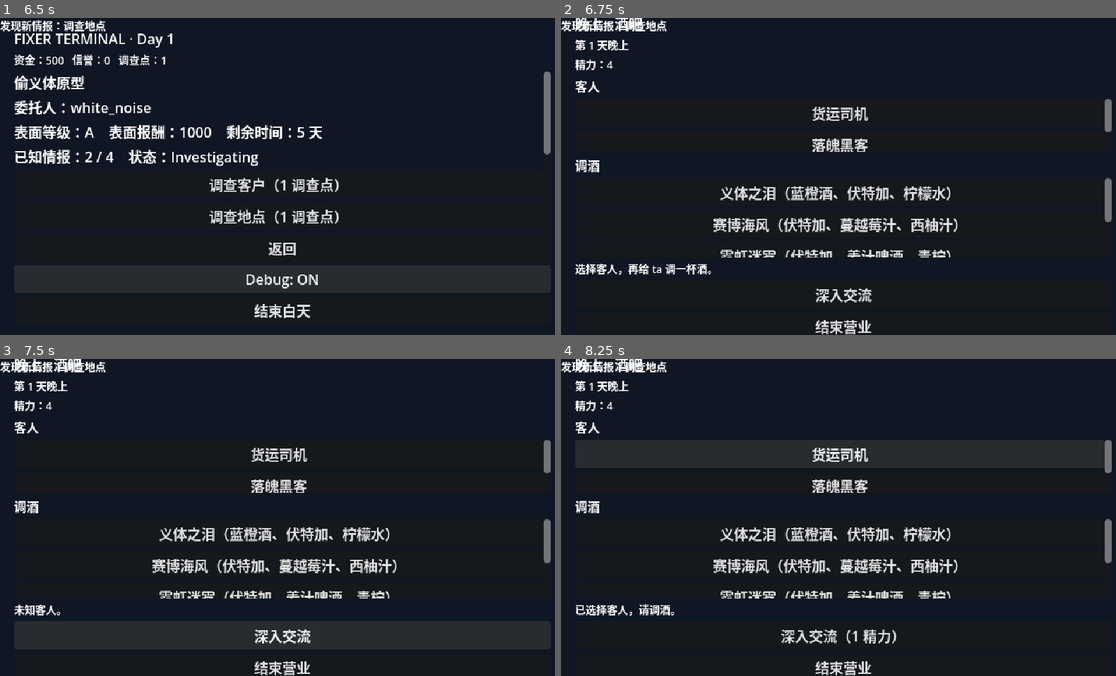
Above: before the commit, frames 1-4 (two rows, left to right).
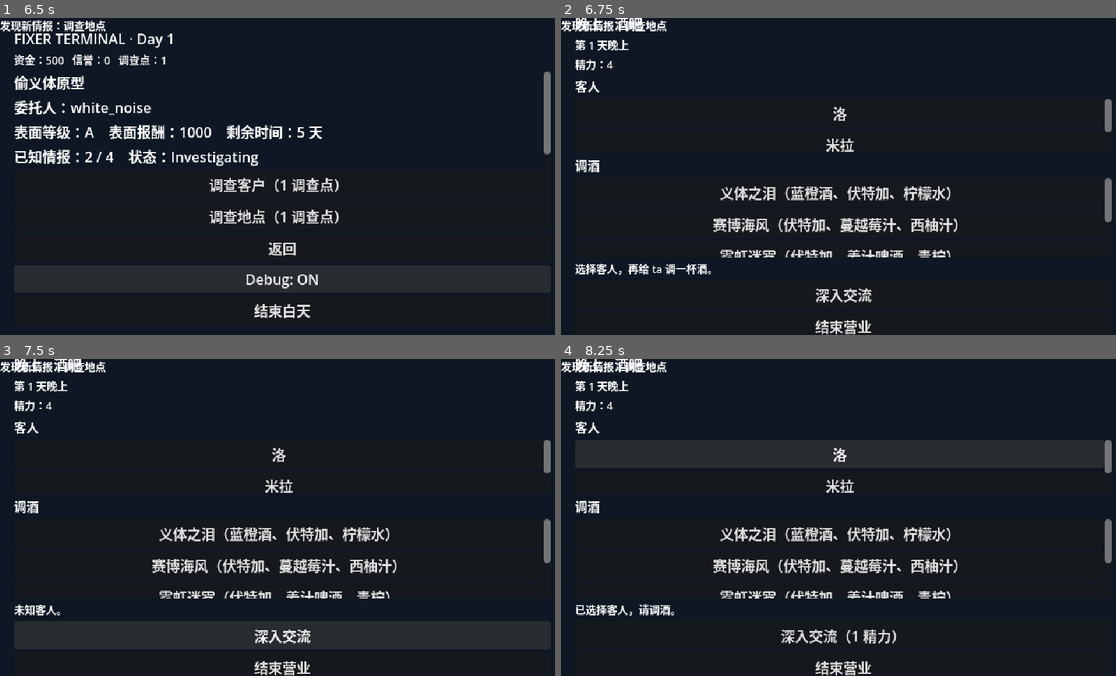
Above: after the commit, the same moments.

Repository: Akikun518/gamedemo
Game: Godot game, scene res://scenes/main.tscn
Two runs of this game, one before a commit and one after it. Both use one fixed random seed, a clock stepped at 60 frames per second and the inputs below.
Inputs (mouse positions are in pixels of both pictures, inside the frame that each line leads up to):
- Up to frame 1 (6.5 s): click "查看佣兵" at 0.5 s; click "返回" at 1.25 s; click "偷义体原型 | A | 1000c | 剩余 5 天 | …" at 2 s; click "调查客户（1 调查点）" at 2.75 s; click "调查地点（1 调查点）" at 3.5 s; click "询问佣兵（1 调查点）" at 4.25 s; click "偷义体原型 | A | 1000c | 剩余 5 天 | …" at 5 s; click "查询势力（1 调查点）" at 5.75 s
- Up to frame 2 (6.75 s): click "重新评估委托" at 6.5 s
- Up to frame 3 (7.5 s): click "深入交流" at 7.25 s
- Up to frame 4 (8.25 s): click (838, 454) at 8 s, where only the run before the commit has a clickable "货运司机"

Frame 1 is identical in both runs. In frame 2, 0.6% of the frame differs, in the area x 45-56%, y 28-43%; in frame 3, 0.6%; in frame 4, 0.6%.

Commit message:
refactor: unify mercenary and guest profiles

Diff:
--- a/data/mercenaries/luo.json
+++ b/data/mercenaries/luo.json
@@ -10,6 +10,17 @@
   "likes": ["vehicle", "heist", "cat"],
   "dislikes": ["suicide"],
   "taboo": "不接自杀式任务",
+  "guest": {
+    "social_class": "Mercenary",
+    "favorite_tags": ["清爽", "微辛"],
+    "disliked_tags": ["烈"],
+    "intel_id": "cat_necklace"
+  },
+  "relationships": {
+    "protagonist": 0,
+    "uncle": "high",
+    "hinata": "high"
+  },
   "alive": true,
   "unlock": "initial"
 }
--- a/data/mercenaries/mira.json
+++ b/data/mercenaries/mira.json
@@ -10,6 +10,17 @@
   "likes": ["rescue", "escort"],
   "dislikes": ["kill"],
   "taboo": "拒绝灭口任务",
+  "guest": {
+    "social_class": "Mercenary",
+    "favorite_tags": ["酸甜", "果味"],
+    "disliked_tags": ["微辛"],
+    "intel_id": "prism_ai"
+  },
+  "relationships": {
+    "protagonist": 0,
+    "uncle": "high",
+    "hinata": "high"
+  },
   "alive": true,
   "unlock": "initial"
 }
--- a/data/mercenaries/sam.json
+++ b/data/mercenaries/sam.json
@@ -10,6 +10,17 @@
   "likes": ["talk", "negotiate"],
   "dislikes": ["night_owl"],
   "taboo": "讨厌夜枭",
+  "guest": {
+    "social_class": "Mercenary",
+    "favorite_tags": ["烈", "甜苦"],
+    "disliked_tags": ["酸甜"],
+    "intel_id": "debt_gang"
+  },
+  "relationships": {
+    "protagonist": 0,
+    "uncle": "high",
+    "hinata": "high"
+  },
   "alive": true,
   "unlock": "initial"
 }
--- a/scripts/core/game_state.gd
+++ b/scripts/core/game_state.gd
@@ -42,9 +42,9 @@
 	mercenary_manager = MercenaryManager.new(DataRepository.load_records("res://data/mercenaries"))
 	mission_manager = MissionManager.new(DataRepository.load_records("res://data/missions"))
 	drink_records = DataRepository.load_records("res://data/drinks")
-	guest_records = DataRepository.load_records("res://data/guests")
 	faction_records = DataRepository.load_records("res://data/factions")
 	intel_records = DataRepository.load_records("res://data/intel")
+	_build_guest_records()
 	for record in intel_records:
 		_intel_by_id[str(record.get("id", ""))] = record
 	_init_contracts()
@@ -68,6 +68,22 @@
 func guests() -> Array[Dictionary]:
 	return guest_records
 
+func _build_guest_records() -> void:
+	guest_records.clear()
+	for mercenary in mercenary_manager.all():
+		if mercenary.guest_profile.is_empty():
+			continue
+		var guest := {
+			"id": mercenary.id,
+			"name": mercenary.display_name,
+			"social_class": str(mercenary.guest_profile.get("social_class", "Mercenary")),
+			"favorite_tags": mercenary.guest_profile.get("favorite_tags", []) as Array,
+			"disliked_tags": mercenary.guest_profile.get("disliked_tags", []) as Array,
+			"intel_id": str(mercenary.guest_profile.get("intel_id", "")),
+			"dialogue": str(mercenary.guest_profile.get("dialogue", "")),
+		}
+		guest_records.append(guest)
+
 func select_guest(guest_id: String) -> void:
 	selected_guest_id = guest_id
 	state_changed.emit()
@@ -81,10 +97,10 @@
 func guest_state(guest_id: String) -> Dictionary:
 	if not guest_states.has(guest_id):
 		guest_states[guest_id] = {
-			"relationship_stage": 0,
-			"affection": 0,
 			"visit_count": 0,
 			"memory": [],
+			"intent": "",
+			"known_intel": [],
 		}
 	return guest_states.get(guest_id, {}) as Dictionary
 
@@ -147,7 +163,9 @@
 		message = "客人说了一些日常话题。"
 
 	var state := guest_state(guest_id)
-	state["affection"] = clampi(int(state.get("affection", 0)) + relationship_delta, 0, 100)
+	var mercenary := mercenary_manager.get_mercenary(guest_id)
+	if mercenary != null:
+		mercenary.affection = clampi(mercenary.affection + relationship_delta, 0, 100)
 	state["visit_count"] = int(state.get("visit_count", 0)) + 1
 	var memory: Array = state.get("memory", []) as Array
 	memory.append("%s_%s" % [drink_id, reaction_tier.to_lower()])
@@ -163,7 +181,7 @@
 		"relationship_delta": relationship_delta,
 		"dialogue": message,
 		"intel_id": intel_id,
-		"affection": int(state.get("affection", 0)),
+		"affection": mercenary.affection if mercenary != null else 0,
 	}
 
 func deep_talk(guest_id: String) -> Dictionary:
@@ -175,13 +193,15 @@
 		return {"error": "精力不足，无法深入交流。", "cost": cost}
 	stamina -= cost
 	var state := guest_state(guest_id)
-	state["affection"] = clampi(int(state.get("affection", 0)) + 3, 0, 100)
+	var mercenary := mercenary_manager.get_mercenary(guest_id)
+	if mercenary != null:
+		mercenary.affection = clampi(mercenary.affection + 3, 0, 100)
 	state_changed.emit()
 	return {
 		"ok": true,
 		"cost": cost,
 		"stamina_left": stamina,
-		"relationship_stage": relationship_stage(int(state.get("affection", 0))),
+		"relationship_stage": relationship_stage(mercenary.affection if mercenary != null else 0),
 		"dialogue": "你花时间认真听 ta 说话，关系更近了一点。",
 	}
 
--- a/scripts/mercenary/mercenary_data.gd
+++ b/scripts/mercenary/mercenary_data.gd
@@ -12,6 +12,8 @@
 var taboo := ""
 var likes: Array[String] = []
 var dislikes: Array[String] = []
+var guest_profile: Dictionary = {}
+var relationships: Dictionary = {}
 var alive := true
 var unlock := "initial"
 
@@ -30,6 +32,8 @@
         data.likes.append(str(like))
     for dislike in record.get("dislikes", []) as Array:
         data.dislikes.append(str(dislike))
+    data.guest_profile = record.get("guest", {}) as Dictionary
+    data.relationships = record.get("relationships", {}) as Dictionary
     data.alive = bool(record.get("alive", true))
     data.unlock = str(record.get("unlock", "initial"))
     return data
--- a/tests/m0_headless_test.gd
+++ b/tests/m0_headless_test.gd
@@ -222,11 +222,11 @@
 	_expect(errors, not bool(resolver.resolve(mission, [bad_hacker], 1).get("success", true)), "An under-skilled hacker should fail the required skill.")
 
 func _run_night_loop_tests(errors: Array[String]) -> void:
-	GameState.select_guest("regular")
-	var correct := GameState.serve_drink("regular", "neon_fog")
+	GameState.select_guest("luo")
+	var correct := GameState.serve_drink("luo", "neon_fog")
 	_expect(errors, correct.get("reaction_tier", "") == "Perfect", "Serving the favorite drink should be Perfect.")
 	_expect(errors, GameState.known_intel.has("cat_necklace"), "The guest intel should enter the IntelDatabase.")
-	var wrong := GameState.serve_drink("regular", "short_circuit")
+	var wrong := GameState.serve_drink("luo", "short_circuit")
 	_expect(errors, wrong.get("reaction_tier", "") == "Wrong", "Serving a disliked drink should be Wrong.")
 
 func _first_accepting_mercenary(contract: Contract) -> MercenaryData:
Not shown, changed: docs/DEVELOPMENT_LOG.md
